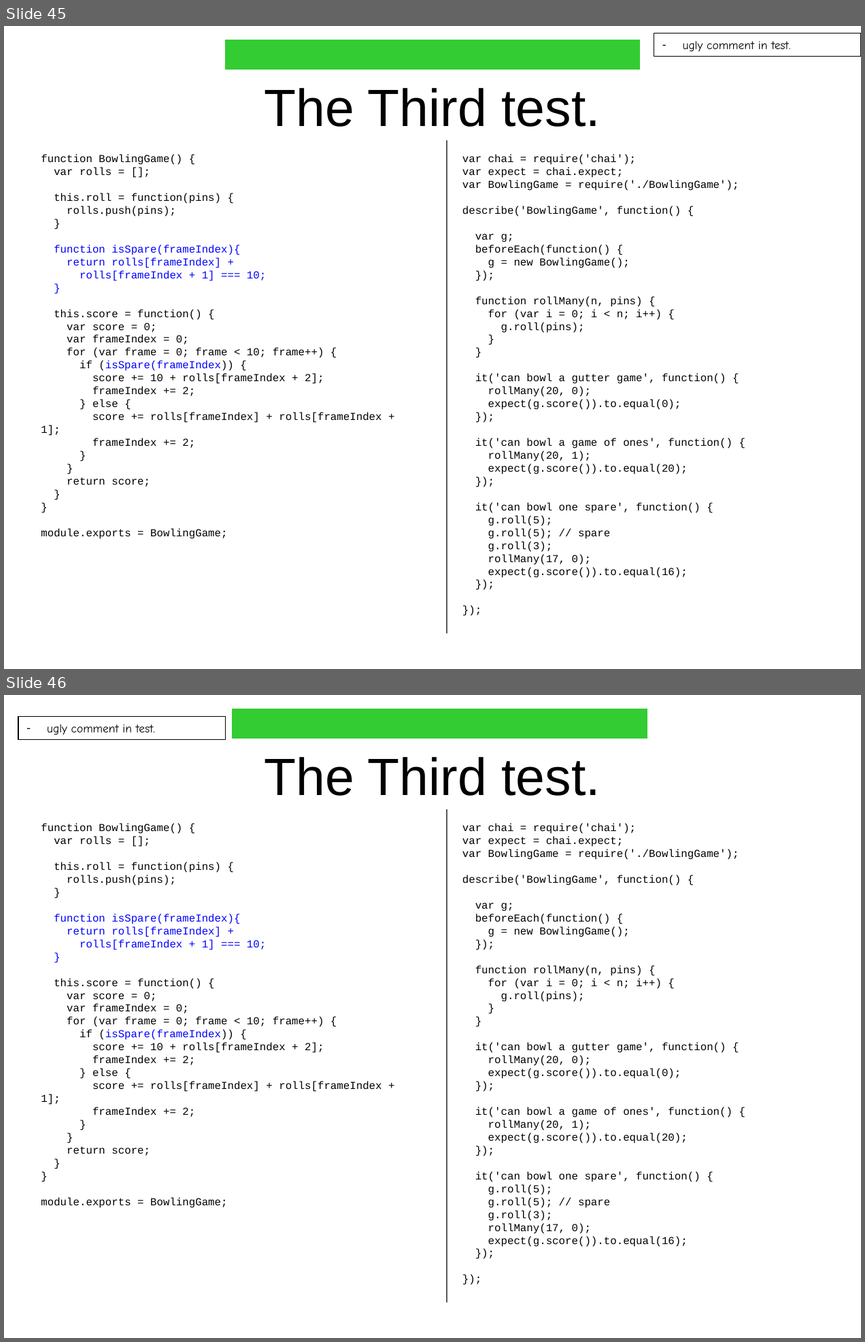
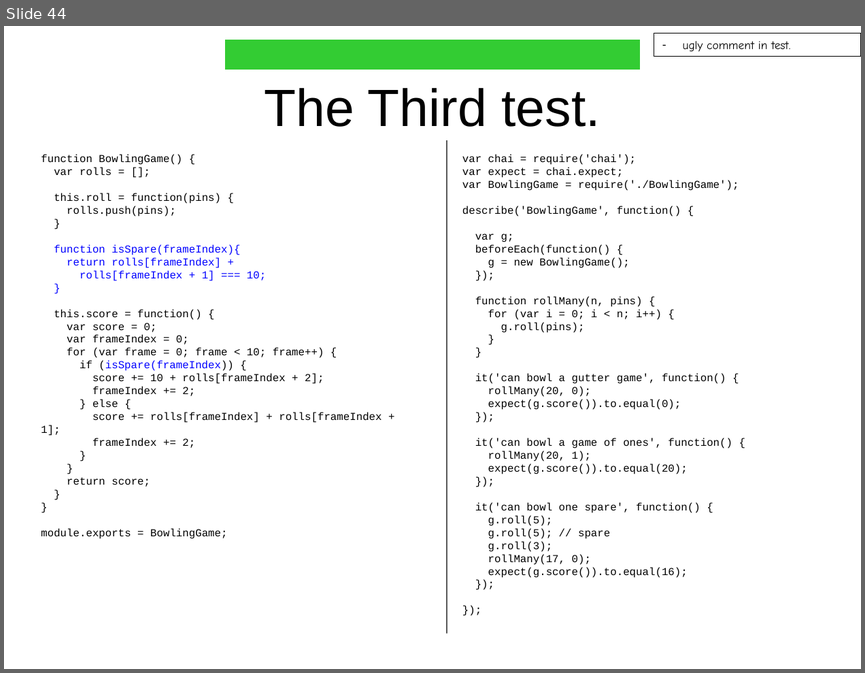
Before and after one commit to spoonscen/Bowling-Game-Kata-JS-ES5, a slide deck: Bowling Game Kata JS - ES5.ppt. Shown one above the other, each under a label of ours: slides 45 and 46 before the commit, slide 44 after it. The pictures are 865x1342 and 865x673 pixels, drawn with LibreOffice and Linux fonts; fonts in the diff are those of the drawing. Boxes give left, top, right and bottom in pixels: in the first picture for what was removed or moved away, otherwise in the second. Text is boxed around its words. In the diff, an @@ line names an element or a change of style, - is before the commit and + after.

Commit message:
update to bowling game structure and readme

```diff
--- a/Bowling Game Kata JS - ES5.ppt
+++ b/Bowling Game Kata JS - ES5.ppt
@@ slide 46 removed at [4,695,861,1338], background #FFFFFF @@
@@ rectangle removed at [232,709,647,738] @@
@@ rectangle removed at [18,717,226,740] @@
-– ugly comment in test.
@@ title removed at [264,757,600,796] @@
-The Third test.
@@ line removed from (447, 809) to (447, 1302) @@
@@ text removed at [41,824,381,1208] @@
-function BowlingGame() {
-var rolls = [];
-this.roll = function(pins) {
-rolls.push(pins);
-}
-function isSpare(frameIndex){
-return rolls[frameIndex] +
-rolls[frameIndex + 1] === 10;
-}
-this.score = function() {
-var score = 0;
-var frameIndex = 0;
-for (var frame = 0; frame < 10; frame++) {
-if (isSpare(frameIndex)) {
-score += 10 + rolls[frameIndex + 2];
-frameIndex += 2;
-} else {
-score += rolls[frameIndex] + rolls[frameIndex + 1];
-frameIndex += 2;
-}
-}
-return score;
-}
-}
-module.exports = BowlingGame;
@@ text removed at [462,824,738,1246] @@
-var chai = require('chai');
-var expect = chai.expect;
-var BowlingGame = require('./BowlingGame');
-describe('BowlingGame', function() {
-var g;
-beforeEach(function() {
-g = new BowlingGame();
-});
-function rollMany(n, pins) {
-for (var i = 0; i < n; i++) {
-g.roll(pins);
-}
-}
-it('can bowl a gutter game', function() {
-rollMany(20, 0);
-expect(g.score()).to.equal(0);
-});
-it('can bowl a game of ones', function() {
-rollMany(20, 1);
-expect(g.score()).to.equal(20);
-});
-it('can bowl one spare', function() {
-g.roll(5);
-g.roll(5); // spare
-g.roll(3);
-rollMany(17, 0);
-expect(g.score()).to.equal(16);
-});
-});
@@ what was slide 45 is now slide 44 @@
```
Also in this commit, not shown: 1 slide changed, 1 other slide removed, 4 other files.
